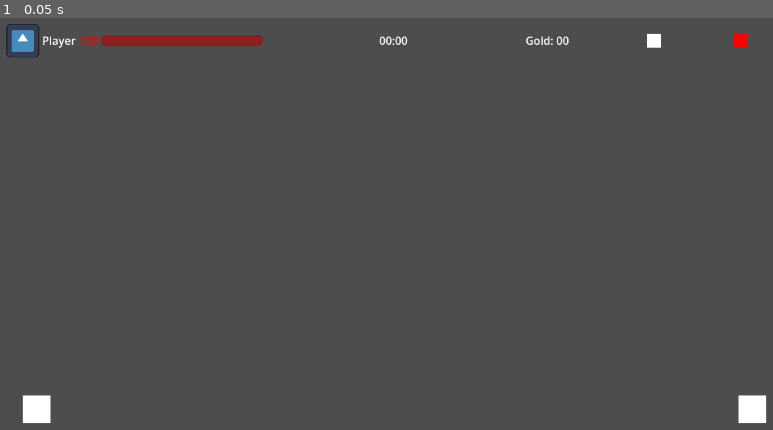
Above: before the commit, frame 1.
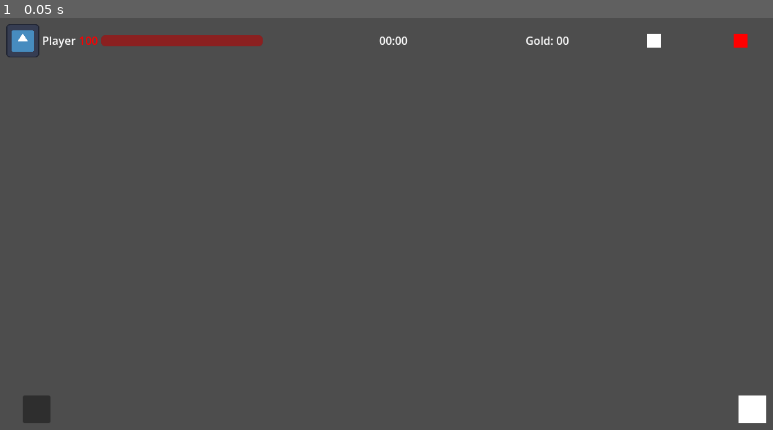
Above: after the commit, the same moment.

Repository: Arilec/Card_Game_Project
Game: Godot game, scene res://Scenes/PlayerUI.tscn
Two runs of this game, one before a commit and one after it. Both use one fixed random seed, a clock stepped at 60 frames per second and the inputs below. This scene is started directly instead of the project's main scene. The engine's default icon, where the game draws it, is replaced by a stand-in: a white triangle on a blue panel in a dark square.
Inputs:
- Up to frame 1 (0.05 s): no input

The runs differ from the first frame. In frame 1, 0.3% of the frame differs, in the area x 2-7%, y 91-99%.
Error after the commit: Trying to assign value of type 'Button' to a variable of type 'ColorRect'. (res://Scripts/player_controller.gd:16)

Commit message:
Added .tres files
found out what those are

Diff:
--- /dev/null
+++ b/card-game-project/Resources/Block.tres
@@ -0,0 +1,12 @@
+[gd_resource type="Resource" script_class="Card" format=3 uid="uid://bwjiqjonv2mum"]
+
+[ext_resource type="Script" uid="uid://cwxowhlyo4icx" path="res://Scripts/card.gd" id="1_lxa84"]
+
+[resource]
+script = ExtResource("1_lxa84")
+card_name = "Block"
+ap_cost = 1
+type = 1
+gives_block = true
+block = 5
+metadata/_custom_type_script = "uid://cwxowhlyo4icx"
--- /dev/null
+++ b/card-game-project/Resources/Cleave.tres
@@ -0,0 +1,12 @@
+[gd_resource type="Resource" script_class="Card" format=3 uid="uid://fgrb8h8yhngm"]
+
+[ext_resource type="Script" uid="uid://cwxowhlyo4icx" path="res://Scripts/card.gd" id="1_v0gxa"]
+
+[resource]
+script = ExtResource("1_v0gxa")
+card_name = "Cleave"
+ap_cost = 2
+does_damage = true
+damage = 4
+affects = 1
+metadata/_custom_type_script = "uid://cwxowhlyo4icx"
--- /dev/null
+++ b/card-game-project/Resources/Strike.tres
@@ -0,0 +1,11 @@
+[gd_resource type="Resource" script_class="Card" format=3 uid="uid://djxek4aaa2rba"]
+
+[ext_resource type="Script" uid="uid://cwxowhlyo4icx" path="res://Scripts/card.gd" id="1_g131c"]
+
+[resource]
+script = ExtResource("1_g131c")
+card_name = "Strike"
+ap_cost = 1
+does_damage = true
+damage = 6
+metadata/_custom_type_script = "uid://cwxowhlyo4icx"
--- a/card-game-project/Scenes/CardView.tscn
+++ b/card-game-project/Scenes/CardView.tscn
@@ -1,7 +1,6 @@
 [gd_scene format=3 uid="uid://syhk4uuj1mfs"]
 
 [ext_resource type="Script" uid="uid://bpipkchsq7kxm" path="res://Scripts/card_view.gd" id="1_0gdap"]
-[ext_resource type="Texture2D" uid="uid://dctymqv41w1fj" path="res://icon.svg" id="1_md31b"]
 
 [sub_resource type="LabelSettings" id="LabelSettings_0gdap"]
 font_size = 12
@@ -49,11 +48,9 @@
 text = "This is a card. It has Abilities. "
 fit_content = true
 
-[node name="Graphics" type="TextureRect" parent="ColorRect" unique_id=2039823574]
+[node name="Graphics" type="ColorRect" parent="ColorRect" unique_id=1752701561]
 layout_mode = 0
 offset_left = 6.0
 offset_top = 22.0
 offset_right = 155.0
 offset_bottom = 126.0
-texture = ExtResource("1_md31b")
-expand_mode = 1
--- a/card-game-project/Scenes/PlayerUI.tscn
+++ b/card-game-project/Scenes/PlayerUI.tscn
@@ -78,7 +78,7 @@
 offset_right = 856.0
 offset_bottom = 600.0
 
-[node name="Deck" type="ColorRect" parent="." unique_id=507506518]
+[node name="Deck" type="Button" parent="." unique_id=498243578]
 layout_mode = 1
 anchors_preset = 2
 anchor_top = 1.0
@@ -88,6 +88,7 @@
 offset_right = 80.0
 offset_bottom = -56.0
 grow_vertical = 0
+action_mode = 0
 
 [node name="Discard" type="ColorRect" parent="." unique_id=348463934]
 layout_mode = 1
--- a/card-game-project/Scripts/card.gd
+++ b/card-game-project/Scripts/card.gd
@@ -39,7 +39,7 @@
 func _validate_property(property: Dictionary) -> void:
 	if property.name in ["damage", "affects"] and not does_damage:
 		property.usage |= PROPERTY_USAGE_READ_ONLY
-	if property.name in "block" and not does_damage:
+	if property.name in "block" and not gives_block:
 		property.usage |= PROPERTY_USAGE_READ_ONLY
 
 func play(target = "self"):
